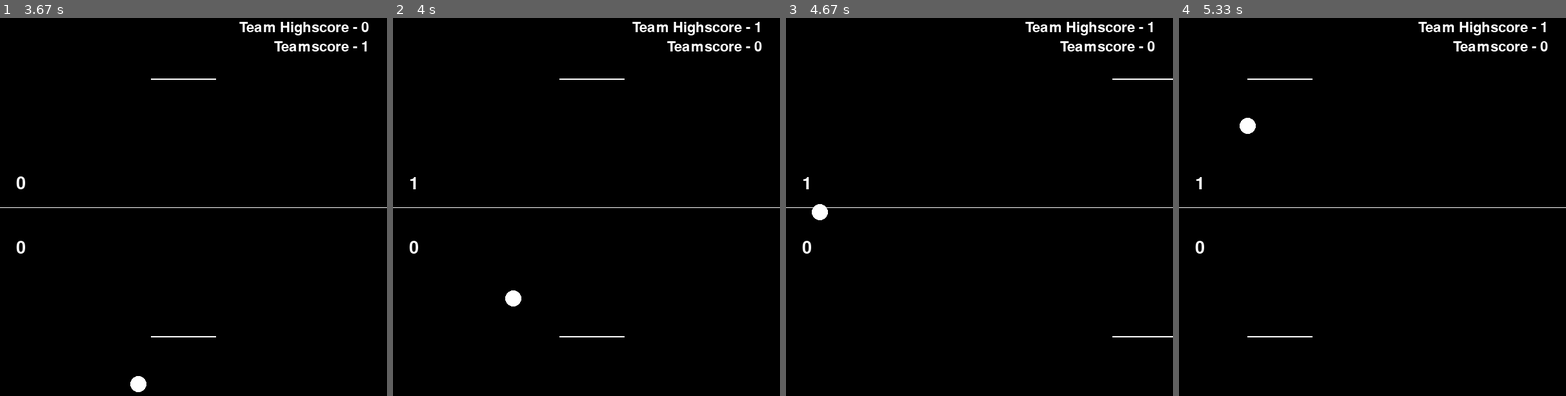
Above: before the commit, frames 1-4 (left to right).
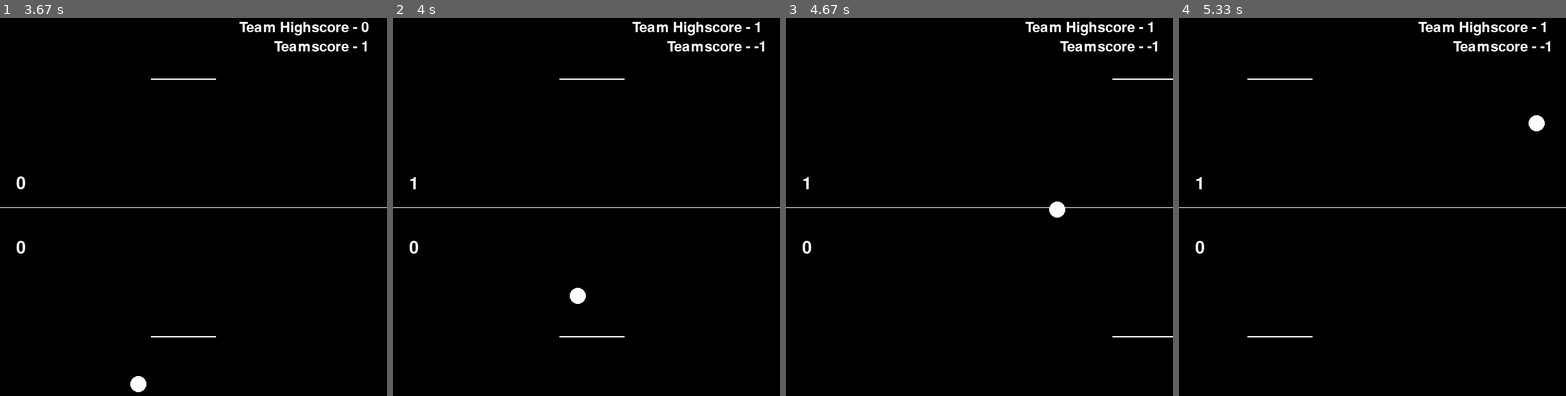
Above: after the commit, the same moments.

Repository: Pkpratik/pygame-class
Game: pygame game, started from Jonah/Projects/P5.0 - 2player Pong.py
Two runs of this game, one before a commit and one after it. Both use one fixed random seed, a clock stepped at 60 frames per second and the inputs below.
Inputs:
- Up to frame 1 (3.67 s): tap Space at 0.33, 0.73, 1.03, 1.23, 1.53, 1.73, 2.03, 2.3, 2.6, 2.73, 3.03, 3.4 s; hold Right 0.67-1.13 s; hold D 0.67-1.13 s; hold Right 1.17-1.63 s; hold D 1.17-1.63 s; hold Left 1.67-2.2 s; hold A 1.67-2.2 s; hold Left 2.23-2.63 s; hold A 2.23-2.63 s; hold Right 2.67-3.3 s; hold D 2.67-3.3 s; hold Left from 3.33 s (still down); hold A from 3.33 s (still down)
- Up to frame 2 (4 s): tap Space at 3.7, 3.9 s; release Left at 3.8 s; release A at 3.8 s; hold Right from 3.83 s (still down); hold D from 3.83 s (still down)
- Up to frame 3 (4.67 s): tap Space at 4.2, 4.4 s; release Right at 4.3 s; release D at 4.3 s; hold Right from 4.33 s (still down); hold D from 4.33 s (still down)
- Up to frame 4 (5.33 s): tap Space at 4.7, 4.9, 5.2 s; release Right at 4.8 s; release D at 4.8 s; hold Left from 4.83 s (still down); hold A from 4.83 s (still down)

Frame 1 is identical in both runs. In frame 2, 0.3% of the frame differs, in the area x 29-96%, y 6-77%; in frame 3, 0.3%; in frame 4, 0.3%.

Commit message:
minor fix

Diff:
--- a/Jonah/Projects/P5.0 - 2player Pong.py
+++ b/Jonah/Projects/P5.0 - 2player Pong.py
@@ -41,7 +41,7 @@
         self.image.fill((3,255,74))
         #Bar1
         self.rect=self.image.get_rect()
-        self.anything=0
+        self.speedincrementation=0
         self.teamscore=0
         self.ths=0
         self.forward_speed=2
@@ -68,7 +68,7 @@
                     self.cooldown-=1
                 if self.rect.colliderect(bar1):
                     if self.cooldown==0:
-                        self.anything+=1
+                        self.speedincrementation+=1
                         self.teamscore+=1
                         self.cooldown=5
                     pygame.mixer.Sound.play(barhit)
@@ -77,7 +77,7 @@
                 #Bar2
                 if self.rect.colliderect(bar2):
                     if self.cooldown==0:
-                        self.anything+=1
+                        self.speedincrementation+=1
                         self.teamscore+=1
                         self.cooldown=5
                     pygame.mixer.Sound.play(barhit)
@@ -92,8 +92,8 @@
                 self.rect.bottom=bar1.centery-1
 
         #Speed incrementation
-        if (self.anything+1)%6==0:
-            self.anything=0
+        if (self.speedincrementation+1)%6==0:
+            self.speedincrementation=0
             if self.forward_speed>0:
                 self.forward_speed+=1
             else:
@@ -126,6 +126,8 @@
     if key[pygame.K_SPACE]==1:
         if ball1.setdown==True or ball1.setup==True:
             ball1.teamscore=-1
+            ball1.forward_speed=2
+            ball1.downward_speed=2
         ball1.space_pressed=True
         ball1.setdown=False
         ball1.setup=False
